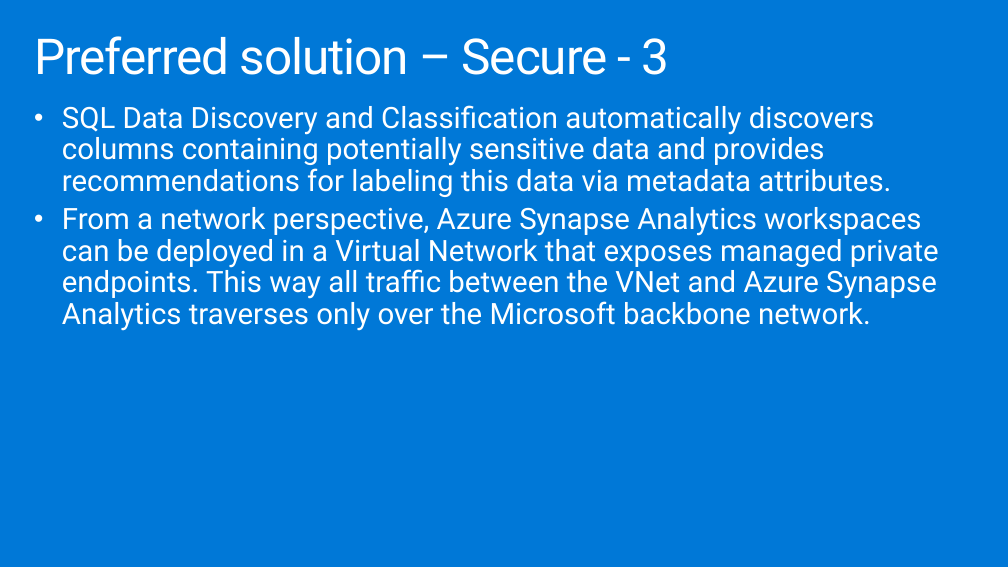
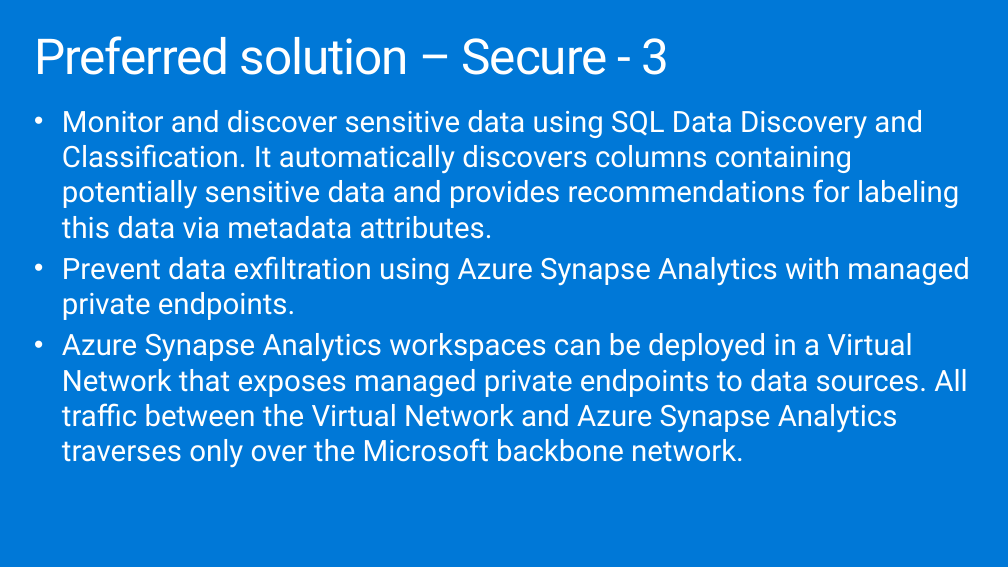
Before and after one commit to joelhulen/MCW-Azure-Synapse-Analytics-end-to-end-solution, a slide deck: slide 30 of Whiteboard design session/WDS trainer presentation - Azure Synapse Analytics end-to-end solution.pptx. Drawn at 1008x567 pixels with LibreOffice and Linux fonts; fonts in the diff are those of the drawing. Boxes give left, top, right and bottom in pixels: in the first picture for what was removed or moved away, otherwise in the second. Text is boxed around its words. In the diff, an @@ line names an element or a change of style, - is before the commit and + after.

```diff
--- a/Whiteboard design session/WDS trainer presentation - Azure Synapse Analytics end-to-end solution.pptx
+++ b/Whiteboard design session/WDS trainer presentation - Azure Synapse Analytics end-to-end solution.pptx
@@ text at <box>62,110,970,468</box>: text changed @@
-• SQL Data Discovery and Classification automatically discovers columns containing potentially sensitive data and provides recommendations for labeling this data via metadata attributes.
-• From a network perspective, Azure Synapse Analytics workspaces can be deployed in a Virtual Network that exposes managed private endpoints. This way all traffic between the VNet and Azure Synapse Analytics traverses only over the Microsoft backbone network.
+• Monitor and discover sensitive data using SQL Data Discovery and Classification. It automatically discovers columns containing potentially sensitive data and provides recommendations for labeling this data via metadata attributes.
+• Prevent data exfiltration using Azure Synapse Analytics with managed private endpoints.
+• Azure Synapse Analytics workspaces can be deployed in a Virtual Network that exposes managed private endpoints to data sources. All traffic between the Virtual Network and Azure Synapse Analytics traverses only over the Microsoft backbone network.
```
Also in this commit, not shown: 26 other slides changed, 2 other files.
